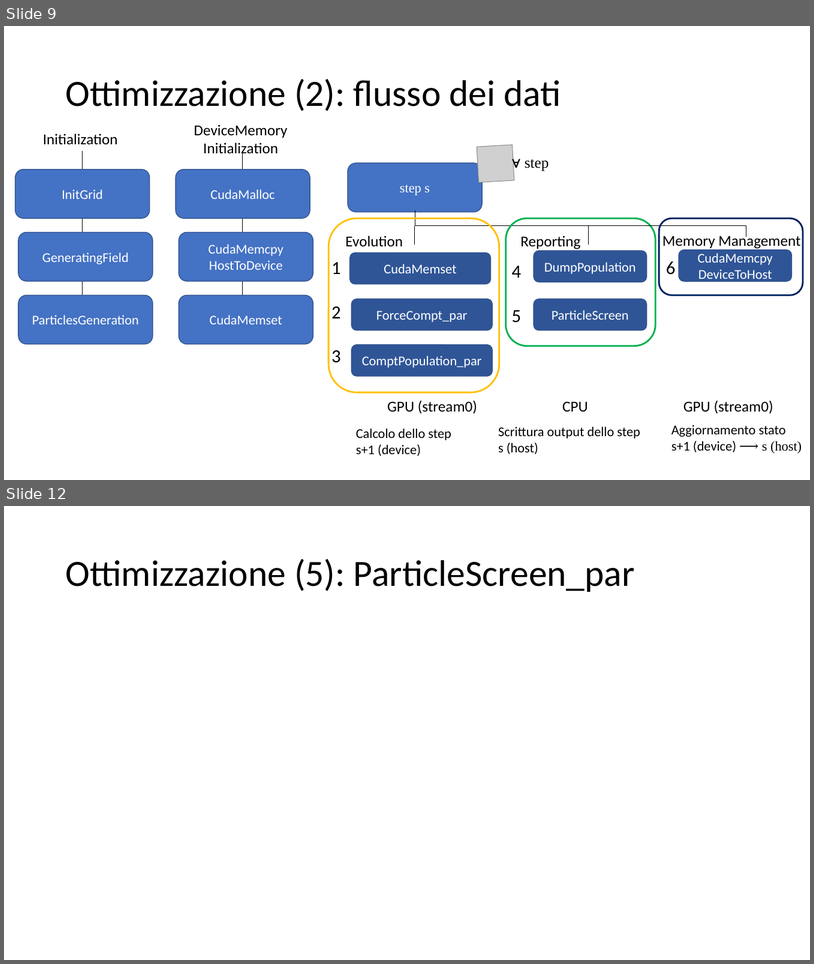
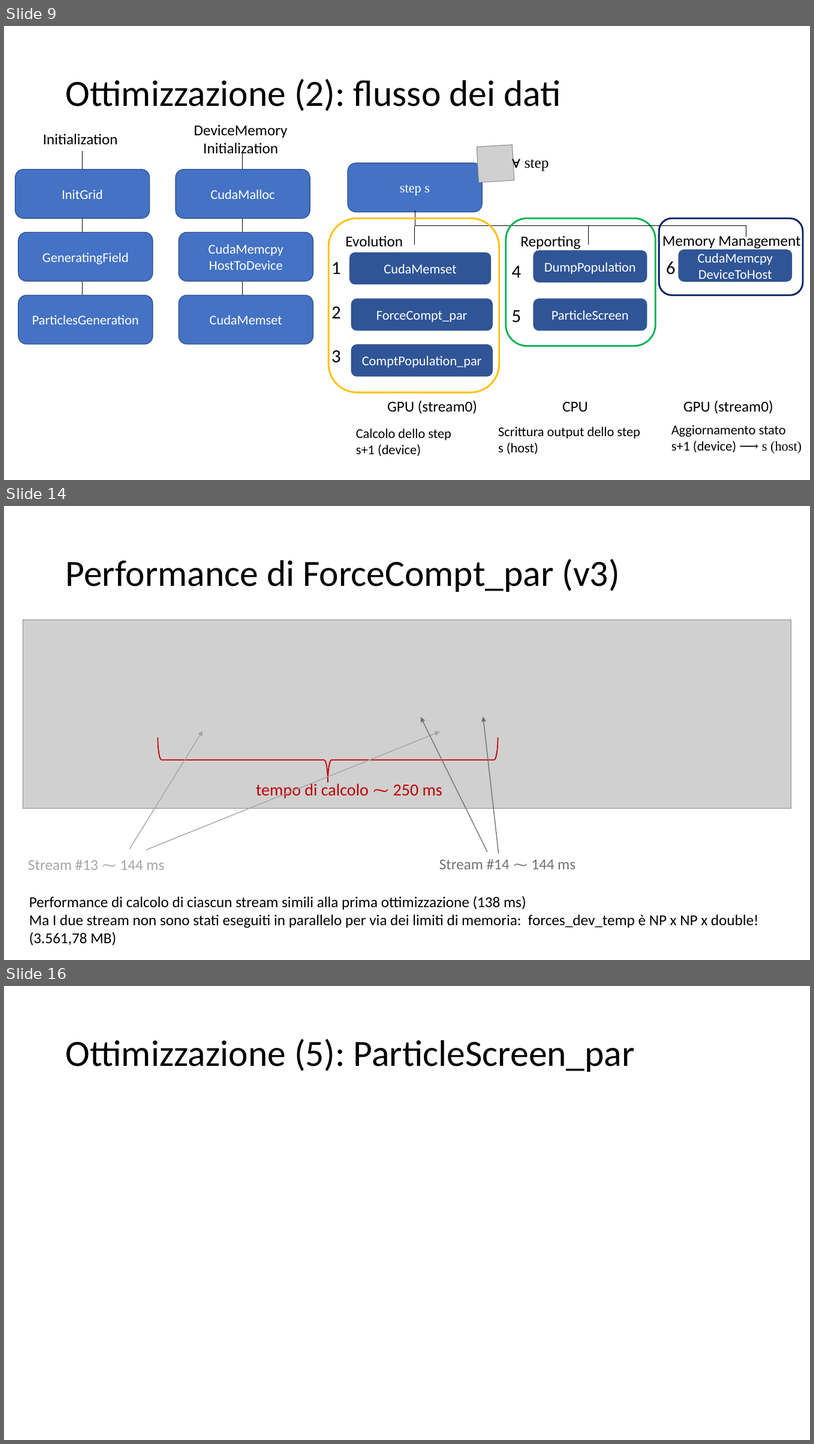
Before and after one commit to piepor/particles-simulation-parallel, a slide deck: presentazione/presentazione.pptx. Shown one above the other, each under a label of ours: slides 9 and 12 before the commit, slides 9, 14 and 16 after it; the slides between them are not shown. The pictures are 814x964 and 814x1444 pixels, drawn with LibreOffice and Linux fonts; fonts in the diff are those of the drawing; grey boxes stand for pictures. Boxes give left, top, right and bottom in pixels: in the first picture for what was removed or moved away, otherwise in the second. Text is boxed around its words. In the diff, an @@ line names an element or a change of style, - is before the commit and + after.

```diff
--- a/presentazione/presentazione.pptx
+++ b/presentazione/presentazione.pptx
@@ slide 14 added at <box>4,506,810,960</box>, background #FFFFFF @@
@@ title added at <box>65,559,620,592</box>, 44 pt, text #000000 @@
+Performance di ForceCompt_par (v3)
@@ picture added at <box>23,620,792,808</box> @@
@@ arrow added from (488, 852) to (421, 717), #767171 1 pt @@
@@ arrow added from (499, 853) to (484, 717), #767171 1 pt @@
@@ arrow added from (129, 849) to (203, 731), #A6A6A6 1 pt @@
@@ arrow added from (146, 850) to (440, 732), #A6A6A6 1 pt @@
@@ left brace added at <box>158,738,498,782</box>, outline #C00000 1.25 pt @@
@@ text added at <box>256,781,443,799</box>, 20 pt, text #C00000 @@
+tempo di calcolo ⁓ 250 ms
@@ text added at <box>28,859,164,870</box>, 18 pt, text #A5A5A5 @@
+Stream #13 ⁓ 144 ms
@@ text added at <box>440,859,576,869</box>, 18 pt, text #767171 @@
+Stream #14 ⁓ 144 ms
@@ text added at <box>29,895,759,945</box>, 18 pt, text #000000 @@
+Performance di calcolo di ciascun stream simili alla prima ottimizzazione (138 ms)
+Ma I due stream non sono stati eseguiti in parallelo per via dei limiti di memoria: forces_dev_temp è NP x NP x double! (3.561,78 MB)
@@ what was slide 12 is now slide 16 @@
```
Also in this commit, not shown: 4 slides changed, 3 other slides added, 3 other files.
